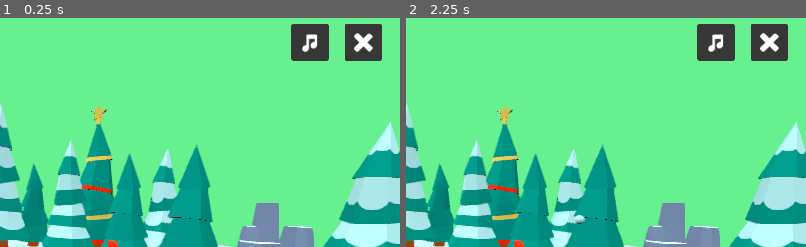
Above: before the commit, frames 1-2 (left to right).
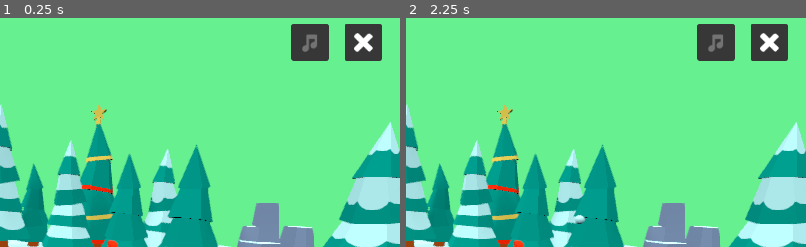
Above: after the commit, the same moments.

Repository: romualdk/game-godot-snowman
Game: Godot game, scene res://scenes/Main.tscn
Same seed, same stepped clock (60 frames per second), same inputs: the game is played once before the commit and once after it.
Inputs (mouse positions are % of the whole screen's width and height, from its top left):
- Up to frame 1 (0.25 s): no input
- Up to frame 2 (2.25 s): click (89, 5) at 0.52 s; click (58, 66) at 1.25 s; tap Enter at 2 s; move the mouse to (72, 44) at 2.02 s; click (72, 44) at 2.1 s
The pictures show only the part of the screen within x 50-100%, y 0-50%; the shares and areas given below are measured in that part.

The runs differ from the first frame. In frame 1, 0.2% of the frame differs, in the area x 75-80%, y 6-15%; in frame 2, 0.2%.

Commit message:
turn off sound in debug

Diff:
--- a/project.godot
+++ b/project.godot
@@ -16,7 +16,7 @@
 
 [autoload]
 
-BackgroundMusic="*res://scenes/BgMusic/BgMusic.tscn"
+BgMusic="*res://scenes/BgMusic/BgMusic.tscn"
 GUI="*res://scenes/GUI/GUI.tscn"
 
 [display]
--- a/scenes/BgMusic/BgMusic.gd
+++ b/scenes/BgMusic/BgMusic.gd
@@ -1,10 +1,4 @@
 extends AudioStreamPlayer
 
-func _ready():
-	pass # Replace with function body.
-
-func turnOn():
-	self.playing = true
-
-func turnOff():
-	self.playing = false
+func turn(on):
+	self.playing = on
--- a/scenes/BgMusic/BgMusic.tscn
+++ b/scenes/BgMusic/BgMusic.tscn
@@ -5,5 +5,4 @@
 
 [node name="AudioStreamPlayer" type="AudioStreamPlayer"]
 stream = ExtResource( 1 )
-autoplay = true
 script = ExtResource( 2 )
--- a/scenes/GUI/GUI.gd
+++ b/scenes/GUI/GUI.gd
@@ -1,17 +1,15 @@
 extends Control
 
-func _ready():
-	pass
+onready var bg_music = get_node("/root/BgMusic")
+onready var btn_music = get_node("HBoxContainer/Music")
+
+func setMusic(on):
+	btn_music.pressed = !on
+	bg_music.turn(on)
 
 func _on_Exit_gui_input(event):
 	if event is InputEventMouseButton and event.button_index == BUTTON_LEFT and event.pressed:
 		get_tree().quit()
 
-
 func _on_Music_toggled(button_pressed):
-	var bg_music = get_node("/root/BackgroundMusic")
-
-	if button_pressed == true:
-		bg_music.turnOff()
-	elif button_pressed == false:
-		bg_music.turnOn()
+	bg_music.turn(!button_pressed)
--- a/scenes/Main.gd
+++ b/scenes/Main.gd
@@ -1,12 +1,16 @@
 extends Spatial
 
-var snowball_scene
+var debug = OS.is_debug_build()
+
+onready var snowball_scene = load("res://scenes/Snowball/Snowball.tscn")
+onready var gui = get_node("GUI")
+
 var picked = false
 var picked_snowball
 var balls = 0
 
 func _ready():
-	snowball_scene = load("res://scenes/Snowball/Snowball.tscn")
+	gui.setMusic(!debug)
 
 func _input(event):
 	if event is InputEventMouseButton and event.button_index == BUTTON_LEFT and event.pressed:
Not shown, changed: build/Snowman.exe
Not shown, added: build/Snowman/Snowman.exe
Not shown, added: build/Snowman/Snowman.pck
